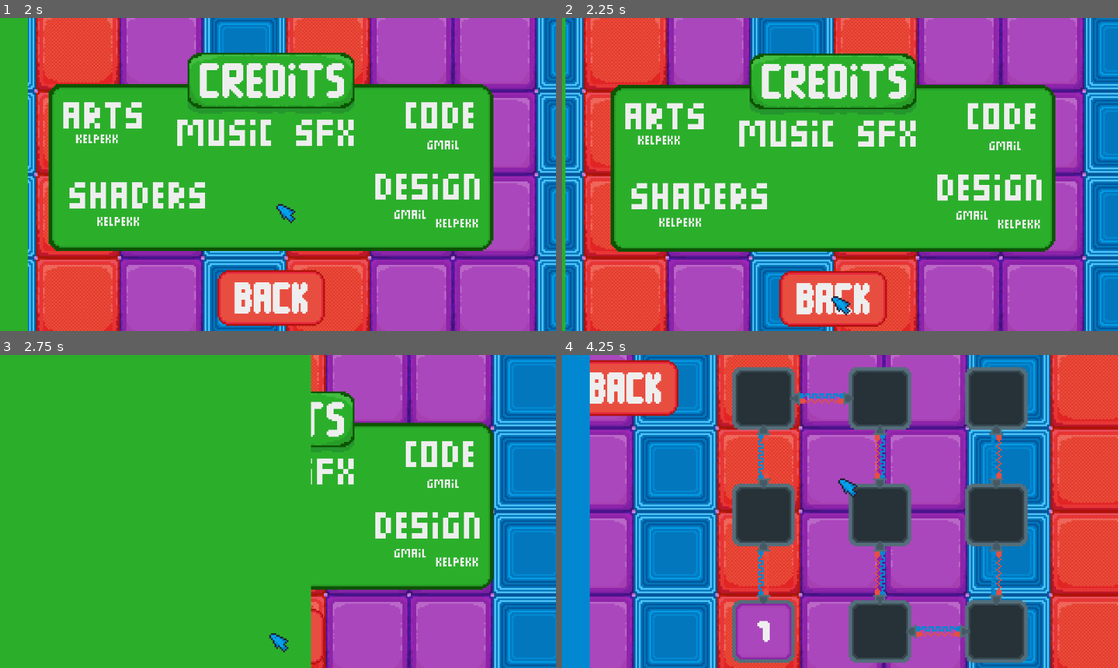
Above: before the commit, frames 1-4 (two rows, left to right).
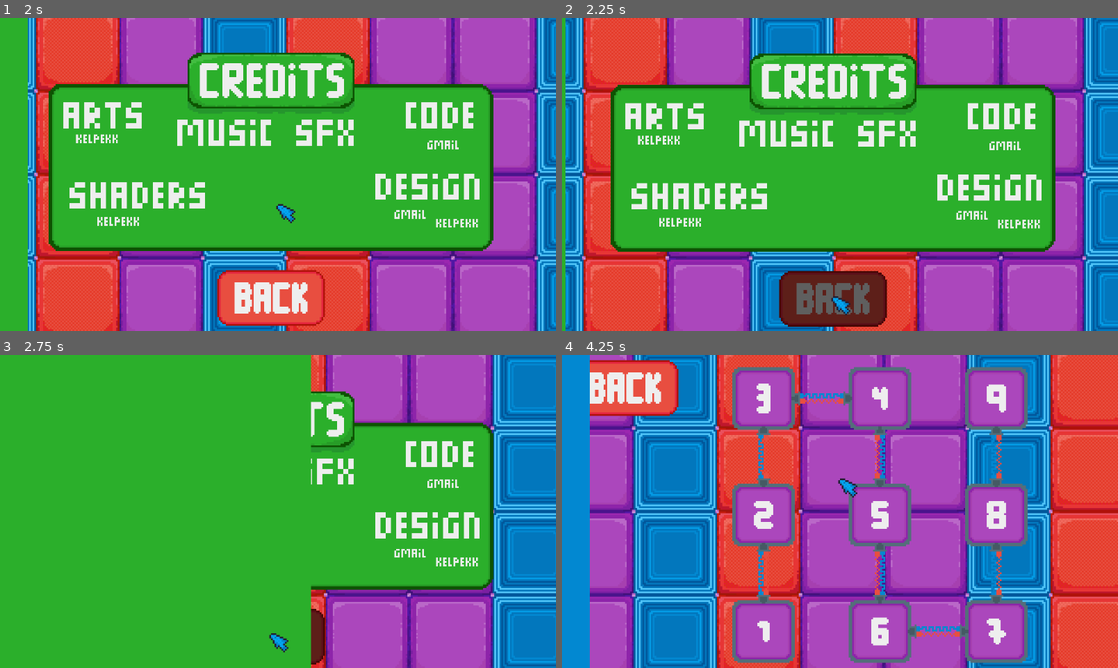
Above: after the commit, the same moments.

Repository: EmilPok/RpurpleB
Game: Godot game, scene res://scenes/UI/main_menu.tscn
The game is run twice, just before and just after one commit, with the same random seed, the same clock (stepped at 60 frames per second) and the same inputs.
Inputs (mouse positions are in pixels of both pictures, inside the frame that each line leads up to):
- Up to frame 1 (2 s): click (216, 205) at 0.5 s; click (278, 205) at 1.25 s
- Up to frame 2 (2.25 s): click (834, 296) at 2 s
- Up to frame 3 (2.75 s): no input
- Up to frame 4 (4.25 s): tap Enter (ui_accept) at 2.75 s; move the mouse to (962, 495) at 2.77 s; hold D (right) 2.78-3.5 s; tap Shift (dash) at 2.85 s; tap Space (jump) at 3.02 s; click (840, 480) at 3.5 s

Frame 1 is identical in both runs. In frame 2, 3.3% of the frame differs, in the area x 39-59%, y 80-99%; in frame 3, 0.4%; in frame 4, 14%, in the area x 31-84%, y 4-98%.

Commit message:
new button + GUI hover (iam sorry)

Diff:
--- a/project.godot
+++ b/project.godot
@@ -23,7 +23,6 @@
 
 window/size/viewport_width=320
 window/size/viewport_height=180
-window/size/mode=3
 window/size/window_width_override=1280
 window/size/window_height_override=720
 window/stretch/mode="canvas_items"
--- a/scenes/UI/main_menu.tscn
+++ b/scenes/UI/main_menu.tscn
@@ -285,6 +285,33 @@
 [sub_resource type="ShaderMaterial" id="ShaderMaterial_g4v7s"]
 shader = ExtResource("1_yonvy")
 
+[sub_resource type="StyleBoxFlat" id="StyleBoxFlat_u15bo"]
+bg_color = Color(1, 1, 1, 0)
+
+[sub_resource type="StyleBoxFlat" id="StyleBoxFlat_h18h7"]
+bg_color = Color(1, 1, 1, 0)
+
+[sub_resource type="StyleBoxFlat" id="StyleBoxFlat_udkvx"]
+bg_color = Color(1, 1, 1, 0)
+
+[sub_resource type="StyleBoxFlat" id="StyleBoxFlat_l5no5"]
+bg_color = Color(1, 1, 1, 0)
+
+[sub_resource type="StyleBoxFlat" id="StyleBoxFlat_bcduc"]
+bg_color = Color(1, 1, 1, 0)
+
+[sub_resource type="StyleBoxFlat" id="StyleBoxFlat_th7s7"]
+bg_color = Color(1, 1, 1, 0)
+
+[sub_resource type="StyleBoxFlat" id="StyleBoxFlat_pbenk"]
+bg_color = Color(1, 1, 1, 0)
+
+[sub_resource type="StyleBoxFlat" id="StyleBoxFlat_8nu61"]
+bg_color = Color(1, 1, 1, 0)
+
+[sub_resource type="StyleBoxFlat" id="StyleBoxFlat_qwj3j"]
+bg_color = Color(1, 1, 1, 0)
+
 [sub_resource type="Animation" id="Animation_tefeu"]
 length = 0.001
 tracks/0/type = "value"
@@ -425,7 +452,9 @@
 anchor_bottom = 1.0
 grow_horizontal = 2
 grow_vertical = 2
+mouse_filter = 2
 script = ExtResource("1_d6l81")
+metadata/_edit_lock_ = true
 
 [node name="Transition_Animations" type="AnimationPlayer" parent="." unique_id=1657425511]
 libraries/ = SubResource("AnimationLibrary_afaap")
@@ -443,7 +472,9 @@
 offset_bottom = 6.0
 grow_horizontal = 2
 grow_vertical = 2
+mouse_filter = 2
 texture = ExtResource("1_qwnig")
+metadata/_edit_lock_ = true
 
 [node name="HBoxContainer" type="HBoxContainer" parent="." unique_id=1740064179]
 layout_mode = 1
@@ -458,11 +489,13 @@
 offset_bottom = 4.0
 grow_horizontal = 2
 grow_vertical = 2
+mouse_filter = 2
 
 [node name="MainButtons" type="VBoxContainer" parent="HBoxContainer" unique_id=516516008]
 layout_mode = 2
 size_flags_horizontal = 8
 size_flags_vertical = 4
+mouse_filter = 2
 alignment = 1
 
 [node name="Node2D" type="Node2D" parent="HBoxContainer/MainButtons" unique_id=325697204]
@@ -482,6 +515,7 @@
 grow_vertical = 2
 size_flags_horizontal = 4
 size_flags_vertical = 4
+mouse_filter = 2
 texture = ExtResource("4_1ss0f")
 
 [node name="Play" type="TextureButton" parent="HBoxContainer/MainButtons" unique_id=728810482]
@@ -495,6 +529,7 @@
 [node name="HBoxContainer" type="HBoxContainer" parent="HBoxContainer/MainButtons" unique_id=137650592]
 layout_mode = 2
 size_flags_horizontal = 4
+mouse_filter = 2
 
 [node name="Options" type="TextureButton" parent="HBoxContainer/MainButtons/HBoxContainer" unique_id=697400330]
 layout_mode = 2
@@ -525,6 +560,7 @@
 anchor_bottom = 1.0
 grow_horizontal = 2
 grow_vertical = 2
+mouse_filter = 2
 texture = ExtResource("12_a1wsg")
 
 [node name="HBoxContainer" type="HBoxContainer" parent="HBoxContainer/Credits_Smooth_Movement_Handl/CreditsTitle" unique_id=385974533]
@@ -660,7 +696,7 @@
 offset_bottom = -48.0
 grow_horizontal = 2
 grow_vertical = 2
-flat = true
+theme_override_styles/normal = SubResource("StyleBoxFlat_u15bo")
 
 [node name="Level2" type="Sprite2D" parent="LevelSelector" unique_id=1584697939]
 position = Vector2(116, 92)
@@ -687,7 +723,7 @@
 offset_bottom = -48.0
 grow_horizontal = 2
 grow_vertical = 2
-flat = true
+theme_override_styles/normal = SubResource("StyleBoxFlat_h18h7")
 
 [node name="Level3" type="Sprite2D" parent="LevelSelector" unique_id=943792369]
 position = Vector2(116, 25)
@@ -714,7 +750,7 @@
 offset_bottom = -48.0
 grow_horizontal = 2
 grow_vertical = 2
-flat = true
+theme_override_styles/normal = SubResource("StyleBoxFlat_udkvx")
 
 [node name="Level4" type="Sprite2D" parent="LevelSelector" unique_id=1949511541]
 position = Vector2(183, 25)
@@ -743,7 +779,7 @@
 offset_bottom = -48.0
 grow_horizontal = 2
 grow_vertical = 2
-flat = true
+theme_override_styles/normal = SubResource("StyleBoxFlat_l5no5")
 
 [node name="Level5" type="Sprite2D" parent="LevelSelector" unique_id=115041617]
 position = Vector2(183, 92)
@@ -769,7 +805,7 @@
 offset_bottom = -48.0
 grow_horizontal = 2
 grow_vertical = 2
-flat = true
+theme_override_styles/normal = SubResource("StyleBoxFlat_bcduc")
 
 [node name="Level6" type="Sprite2D" parent="LevelSelector" unique_id=1361347794]
 position = Vector2(183, 159)
@@ -797,7 +833,7 @@
 offset_bottom = -48.0
 grow_horizontal = 2
 grow_vertical = 2
-flat = true
+theme_override_styles/normal = SubResource("StyleBoxFlat_th7s7")
 
 [node name="Level7" type="Sprite2D" parent="LevelSelector" unique_id=1964018817]
 position = Vector2(250, 159)
@@ -825,7 +861,7 @@
 offset_bottom = -48.0
 grow_horizontal = 2
 grow_vertical = 2
-flat = true
+theme_override_styles/normal = SubResource("StyleBoxFlat_pbenk")
 
 [node name="Level8" type="Sprite2D" parent="LevelSelector" unique_id=2036554959]
 position = Vector2(250, 92)
@@ -852,7 +888,7 @@
 offset_bottom = -48.0
 grow_horizontal = 2
 grow_vertical = 2
-flat = true
+theme_override_styles/normal = SubResource("StyleBoxFlat_8nu61")
 
 [node name="Level9" type="Sprite2D" parent="LevelSelector" unique_id=952366219]
 position = Vector2(250, 25)
@@ -877,7 +913,7 @@
 offset_bottom = -48.0
 grow_horizontal = 2
 grow_vertical = 2
-flat = true
+theme_override_styles/normal = SubResource("StyleBoxFlat_qwj3j")
 
 [node name="LevelConnector" parent="LevelSelector/Level9" unique_id=2000744009 instance=ExtResource("24_afaap")]
 position = Vector2(-3, 53)
@@ -908,6 +944,7 @@
 offset_right = 320.0
 offset_bottom = 180.0
 mouse_filter = 2
+metadata/_edit_lock_ = true
 
 [node name="Black_screen" type="ColorRect" parent="Circle_trans" unique_id=1421405057]
 visible = false
@@ -915,6 +952,7 @@
 offset_bottom = 180.0
 mouse_filter = 2
 color = Color(0, 0, 0, 1)
+metadata/_edit_lock_ = true
 
 [node name="Circle_trans_time" type="Timer" parent="." unique_id=347921271]
 wait_time = 0.5
@@ -927,13 +965,32 @@
 layout_mode = 0
 offset_right = 320.00024
 offset_bottom = 180.0
+mouse_filter = 2
 color = Color(0.007843138, 0.53333336, 0.81960785, 1)
 
+[connection signal="button_down" from="HBoxContainer/MainButtons/Play" to="." method="_on_play_button_down"]
+[connection signal="mouse_entered" from="HBoxContainer/MainButtons/Play" to="." method="_on_play_mouse_entered"]
+[connection signal="mouse_exited" from="HBoxContainer/MainButtons/Play" to="." method="_on_play_mouse_exited"]
 [connection signal="pressed" from="HBoxContainer/MainButtons/Play" to="." method="_on_play_pressed"]
+[connection signal="button_down" from="HBoxContainer/MainButtons/HBoxContainer/Options" to="." method="_on_options_button_down"]
+[connection signal="mouse_entered" from="HBoxContainer/MainButtons/HBoxContainer/Options" to="." method="_on_options_mouse_entered"]
+[connection signal="mouse_exited" from="HBoxContainer/MainButtons/HBoxContainer/Options" to="." method="_on_options_mouse_exited"]
 [connection signal="pressed" from="HBoxContainer/MainButtons/HBoxContainer/Options" to="." method="_on_options_pressed"]
+[connection signal="button_down" from="HBoxContainer/MainButtons/HBoxContainer/Credits" to="." method="_on_credits_button_down"]
+[connection signal="mouse_entered" from="HBoxContainer/MainButtons/HBoxContainer/Credits" to="." method="_on_credits_mouse_entered"]
+[connection signal="mouse_exited" from="HBoxContainer/MainButtons/HBoxContainer/Credits" to="." method="_on_credits_mouse_exited"]
 [connection signal="pressed" from="HBoxContainer/MainButtons/HBoxContainer/Credits" to="." method="_on_credits_pressed"]
+[connection signal="button_down" from="HBoxContainer/MainButtons/HBoxContainer/Exit" to="." method="_on_exit_button_down"]
+[connection signal="mouse_entered" from="HBoxContainer/MainButtons/HBoxContainer/Exit" to="." method="_on_exit_mouse_entered"]
+[connection signal="mouse_exited" from="HBoxContainer/MainButtons/HBoxContainer/Exit" to="." method="_on_exit_mouse_exited"]
 [connection signal="pressed" from="HBoxContainer/MainButtons/HBoxContainer/Exit" to="." method="_on_exit_pressed"]
+[connection signal="button_down" from="HBoxContainer/Credits_Smooth_Movement_Handl/BackButton" to="." method="_on_back_button_button_down"]
+[connection signal="mouse_entered" from="HBoxContainer/Credits_Smooth_Movement_Handl/BackButton" to="." method="_on_back_button_mouse_entered"]
+[connection signal="mouse_exited" from="HBoxContainer/Credits_Smooth_Movement_Handl/BackButton" to="." method="_on_back_button_mouse_exited"]
 [connection signal="pressed" from="HBoxContainer/Credits_Smooth_Movement_Handl/BackButton" to="." method="_on_back_button_pressed"]
+[connection signal="button_down" from="LevelSelector/BackButton2" to="." method="_on_back_button_2_button_down"]
+[connection signal="mouse_entered" from="LevelSelector/BackButton2" to="." method="_on_back_button_2_mouse_entered"]
+[connection signal="mouse_exited" from="LevelSelector/BackButton2" to="." method="_on_back_button_2_mouse_exited"]
 [connection signal="pressed" from="LevelSelector/BackButton2" to="." method="_on_back_button_pressed"]
 [connection signal="pressed" from="LevelSelector/Level1/Button" to="." method="_on_button_pressed"]
 [connection signal="pressed" from="LevelSelector/Level2/Button2" to="." method="_on_button_2_pressed"]
--- a/scenes/character_1.tscn
+++ b/scenes/character_1.tscn
@@ -46,10 +46,6 @@
 atlas = ExtResource("2_p0pq8")
 region = Rect2(64, 0, 16, 16)
 
-[sub_resource type="AtlasTexture" id="AtlasTexture_aclxv"]
-atlas = ExtResource("2_p0pq8")
-region = Rect2(96, 0, 16, 16)
-
 [sub_resource type="AtlasTexture" id="AtlasTexture_4ugrg"]
 atlas = ExtResource("2_p0pq8")
 region = Rect2(112, 0, 16, 16)
@@ -111,19 +107,16 @@
 "speed": 5.0
 }, {
 "frames": [{
-"duration": 1.0,
-"texture": SubResource("AtlasTexture_aclxv")
-}, {
-"duration": 1.0,
+"duration": 0.8,
 "texture": SubResource("AtlasTexture_4ugrg")
 }, {
-"duration": 1.0,
+"duration": 0.8,
 "texture": SubResource("AtlasTexture_dcl4c")
 }, {
-"duration": 1.0,
+"duration": 0.8,
 "texture": SubResource("AtlasTexture_2vf1k")
 }, {
-"duration": 1.0,
+"duration": 0.01,
 "texture": SubResource("AtlasTexture_qsh3i")
 }],
 "loop": 0,
@@ -225,7 +218,7 @@
 [node name="Icon" type="AnimatedSprite2D" parent="." unique_id=1916461415]
 material = SubResource("ShaderMaterial_ryofq")
 sprite_frames = SubResource("SpriteFrames_l55i8")
-animation = &"Walk"
+animation = &"TakeAGun"
 autoplay = "Idle"
 
 [node name="AnimationPlayer" type="AnimationPlayer" parent="." unique_id=1786981151]
--- a/scripts/UI/main_menu.gd
+++ b/scripts/UI/main_menu.gd
@@ -1,4 +1,7 @@
 extends Control
+
+var hover_dark = 0.6
+var hover_dark_color = Color(hover_dark, hover_dark, hover_dark, 1.0)
 
 func _ready() -> void:
 
@@ -66,6 +69,8 @@
 	get_tree().quit()
 
 func _on_back_button_pressed() -> void:
+	$LevelSelector/BackButton2.modulate  = Color.WHITE
+
 	if $HBoxContainer/Credits_Smooth_Movement_Handl.visible:
 		$Transition_Animations.play("credits_off")
 	if $LevelSelector.visible:
@@ -101,3 +106,43 @@
 	_start_transition(8)
 func _on_button_9_pressed() -> void:
 	_start_transition(9)
+# Przepraszam za to co jest tutaj, (spieszyło mi się) (proszę nie zamorduj mnie)
+func _on_play_mouse_entered() -> void:
+	$HBoxContainer/MainButtons/Play.modulate = hover_dark_color
+func _on_play_mouse_exited() -> void:
+	$HBoxContainer/MainButtons/Play.modulate = Color.WHITE
+func _on_options_mouse_entered() -> void:
+	$HBoxContainer/MainButtons/HBoxContainer/Options.modulate = hover_dark_color
+func _on_options_mouse_exited() -> void:
+	$HBoxContainer/MainButtons/HBoxContainer/Options.modulate = Color.WHITE
+func _on_credits_mouse_entered() -> void:
+	$HBoxContainer/MainButtons/HBoxContainer/Credits.modulate = hover_dark_color
+func _on_credits_mouse_exited() -> void:
+	$HBoxContainer/MainButtons/HBoxContainer/Credits.modulate = Color.WHITE
+func _on_exit_mouse_entered() -> void:
+	$HBoxContainer/MainButtons/HBoxContainer/Exit.modulate = hover_dark_color
+func _on_exit_mouse_exited() -> void:
+	$HBoxContainer/MainButtons/HBoxContainer/Exit.modulate = Color.WHITE
+func _on_back_button_mouse_entered() -> void:
+	$HBoxContainer/Credits_Smooth_Movement_Handl/BackButton.modulate = hover_dark_color
+func _on_back_button_mouse_exited() -> void:
+	$HBoxContainer/Credits_Smooth_Movement_Handl/BackButton.modulate = Color.WHITE
+func _on_back_button_2_mouse_entered() -> void:
+	$LevelSelector/BackButton2.modulate = hover_dark_color
+func _on_back_button_2_mouse_exited() -> void:
+	$LevelSelector/BackButton2.modulate = Color.WHITE
+
+func _on_play_button_down() -> void:
+	$HBoxContainer/MainButtons/Play.modulate = Color.WHITE
+func _on_options_button_down() -> void:
+	$HBoxContainer/MainButtons/HBoxContainer/Options.modulate = Color.WHITE
+func _on_credits_button_down() -> void:
+	$HBoxContainer/MainButtons/HBoxContainer/Credits.modulate = Color.WHITE
+func _on_exit_button_down() -> void:
+	$HBoxContainer/MainButtons/HBoxContainer/Credits.modulate = Color.WHITE
+
+
+func _on_back_button_button_down() -> void:
+	$HBoxContainer/Credits_Smooth_Movement_Handl/BackButton.modulate = Color(0.4, 0.4, 0.4, 1.0)
+func _on_back_button_2_button_down() -> void:
+	$LevelSelector/BackButton2.modulate  = Color(0.4, 0.4, 0.4, 1.0)
--- a/scripts/autoloads/global.gd
+++ b/scripts/autoloads/global.gd
@@ -1,6 +1,6 @@
 extends Node
 
 var last_levels_completed = 0 # TESTS
-var levels_completed = 0 # TESTS
+var levels_completed = 10 # TESTS
 var selected_level = 0
 var finished = false
--- a/scripts/button.gd
+++ b/scripts/button.gd
@@ -1,4 +1,6 @@
 extends Area2D
+
+var hold_button_text = preload("res://art/misc/Buttons/hold_button.png")
 
 @onready var main = get_tree().current_scene
 
@@ -18,6 +20,10 @@
 var touching_characters = []
 
 func _ready() -> void:
+	if hold:
+		$Sprite.texture = hold_button_text
+		$Sprite.modulate = Color(0.8, 0.8, 0.8, 1.0)
+
 	$Time_pressed.wait_time = time_hold
 
 	if not (can_blue and can_red):
--- a/scripts/character_1.gd
+++ b/scripts/character_1.gd
@@ -103,7 +103,7 @@
 		taking_gun = false
 		gun_out = true
 		Gun_sprite.visible = true
-		#Engine.time_scale = 0.1
+		Engine.time_scale = 0.1
 
 	if gun_out:
 		Gun.look_at(get_global_mouse_position())
--- a/scripts/character_2.gd
+++ b/scripts/character_2.gd
@@ -12,7 +12,7 @@
 var max_falling_speed = 400.0
 
 var dash_velocity = 180.0
-var dash_vertical_velocity = 120.0
+var dash_vertical_multiplier = 2.0 / 3.0
 var during_dash = false
 var can_dash = true
 var wait_can_dash = false
@@ -108,6 +108,19 @@
 	var direction := Input.get_axis("left", "right")
 
 	if Input.is_action_just_pressed("dash") and can_dash:
+		var dash_direction = Input.get_vector("left", "right", "up", "down")
+		if dash_direction == Vector2.ZERO:
+			if $Icon.flip_h:
+				dash_direction = 1.0
+			else:
+				dash_direction = -1.0
+		$Dash_part.direction = dash_direction * -1
+		$Dash_part.emitting = true
+
+		var temp_dash_velocity = dash_direction * dash_velocity
+		temp_dash_velocity.y *= dash_vertical_multiplier
+		velocity = temp_dash_velocity
+
 		if direction:
 			if direction == -1 and $Icon.flip_h == false:
 				$Icon.flip_h = true
@@ -119,41 +132,11 @@
 		_on_start_shadows_timeout()
 		$Icon.play("Dash")
 
-		$Dash_part.direction.y = 0.0
-		if direction == 1.0:
-			$Dash_part.direction.x = -1.0
-		elif direction == -1.0:
-			$Dash_part.direction.x = 1.0
-		elif Input.is_action_pressed("up"):
-			$Dash_part.direction.x = 0.0
-			$Dash_part.direction.y = 1.0
-		elif Input.is_action_pressed("down"):
-			$Dash_part.direction.x = 0.0
-			$Dash_part.direction.y = -1.0
-		elif $Icon.flip_h:
-			$Dash_part.direction.x = 1.0
-		else:
-			$Dash_part.direction.x = -1.0
 
 
 		$Dash_part.emitting = true
 		during_dash = true
 		can_dash = false
-		if direction:
-			velocity.x = dash_velocity * direction
-			velocity.y = 0.0
-		elif Input.is_action_pressed("up"):
-			velocity.x = 0
-			velocity.y = -dash_vertical_velocity
-		elif Input.is_action_pressed("down"):
-			velocity.x = 0
-			velocity.y = dash_vertical_velocity
-		elif $Icon.flip_h:
-			velocity.x = -dash_velocity
-			velocity.y = 0.0
-		else:
-			velocity.x = dash_velocity
-			velocity.y = 0.0
 		$Dash_dur.start()
 		$Dash_cooldown.start()
 
Binary file added: art/misc/Buttons/hold_button.png
Not shown, added: art/misc/Buttons/hold_button.png.import
